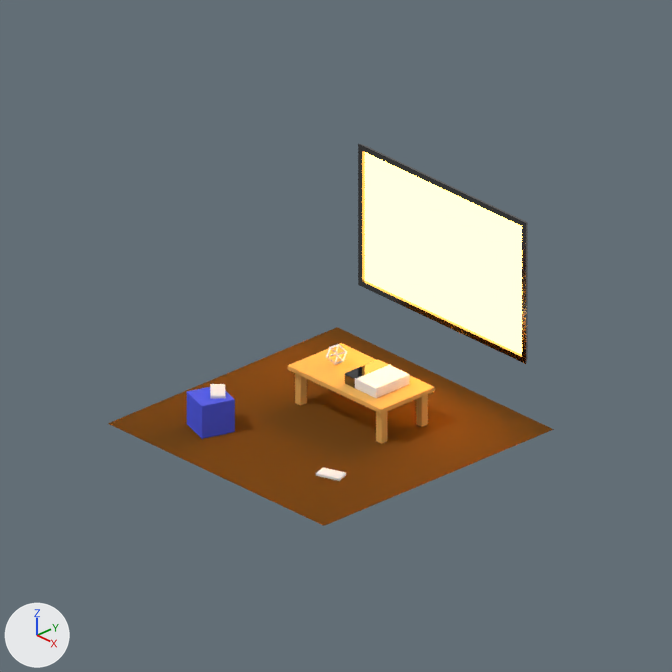
Renders of the Blender file src/images/gamejam_icon.blend from each side of a commit.
The view is the same before and after, from the file's camera 'Camera'. Lighting does not change. The marker at lower left points along +X, +Y and +Z.

Names of what the first picture shows: 'Cube', 'Plane', 'Table', 'Television', 'VideoGame'.
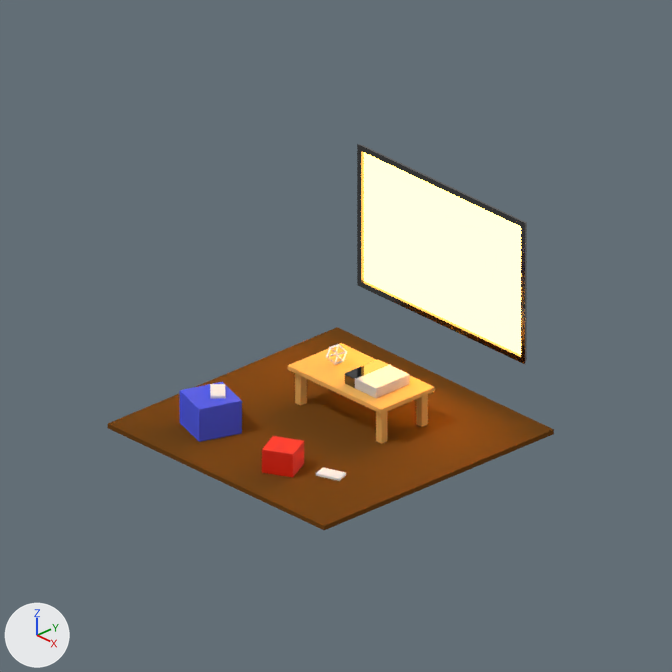
Changed parts and their boxes (x1, y1, x2, y2) in the pictures (672 x 672 px):
'Plane', reshaped: before (108, 327, 554, 526); after (108, 327, 554, 530)
'Television', moved: before (358, 144, 528, 364); after (357, 144, 527, 364)
'Puff', added (blue): after (180, 382, 242, 442)
'Cube', deleted (blue): before (187, 387, 235, 439)
'Puff.001', added (red): after (262, 436, 304, 477)

The change, as a diff of the scene's bpy script:
```diff
--- a/src/images/gamejam_icon.blend.py
+++ b/src/images/gamejam_icon.blend.py
@@ mat_puffred @@
+mat_puffred = principled_material('PuffRed')
+mat_puffred.base_color = (0.8, 0.0132, 0.0)  # red #e71e00
@@ me_plane @@
 me_plane.from_pydata(...)  # 4 vertices, 1 face; spans x -2.0..2.0, y -2.0..2.0, z 0.0
 # used by ob_plane; location = (0.0, 0.0, 0.0)
 # verts and faces of me_plane; kept vertices keep their numbers, new ones are numbered from 4
 # before: 0 (-2.0, -2.0, 0.0) at pixel (107, 423), 1 (2.0, -2.0, 0.0) at pixel (324, 525), 2 (-2.0, 2.0, 0.0) at pixel (337, 327), 3 (2.0, 2.0, 0.0) at pixel (553, 429)
+# me_plane part 1
+delete_faces([(0, 1, 3, 2)])
+for new, old in zip([*range(4, 8)], [*range(0, 4)]): verts[new] = verts[old] + (0.0, 0.0, -0.06)
+faces += [(0, 2, 3, 1), (4, 5, 7, 6), (2, 6, 7, 3), (0, 1, 5, 4), (1, 3, 7, 5), (0, 4, 6, 2)]
 me_plane.materials.append(mat_floor)
@@ me_cube_005 @@
+me_cube_005.from_pydata(...)  # a box spanning x -0.21..0.21, y -0.21..0.21, z -0.162..0.162
+me_cube_005.materials.append(mat_puffred)  # red #e71e00
@@ me_cube_004_1 @@
+me_cube_004_1.from_pydata(...)  # a box spanning x -0.298..0.298, y -0.298..0.298, z -0.23..0.23
+me_cube_004_1.materials.append(mat_puff)  # blue #535ee7
@@ ob_television @@
 ob_television = bpy.data.objects.new('Television', me_cube)
-ob_television.location = (0.0, 1.99, 1.78)
+ob_television.location = (0.0, 1.98, 1.78)
@@ ob_cube @@
-ob_cube = bpy.data.objects.new('Cube', me_cube_004)
-ob_cube.location = (-1.01, -1.14, 0.23)
-ob_cube.rotation_euler = (0.0, 0.0, -0.325)  # degrees (0, 0, -19)
@@ ob_puff_001 @@
+ob_puff_001 = bpy.data.objects.new('Puff.001', me_cube_005)
+ob_puff_001.location = (0.45, -1.25, 0.17)
+ob_puff_001.rotation_euler = (0.0, 0.0, 0.471)  # degrees (0, 0, 27)
@@ ob_puff @@
+ob_puff = bpy.data.objects.new('Puff', me_cube_004_1)
+ob_puff.location = (-1.01, -1.14, 0.23)
+ob_puff.rotation_euler = (0.0, 0.0, -0.325)  # degrees (0, 0, -19)
```
